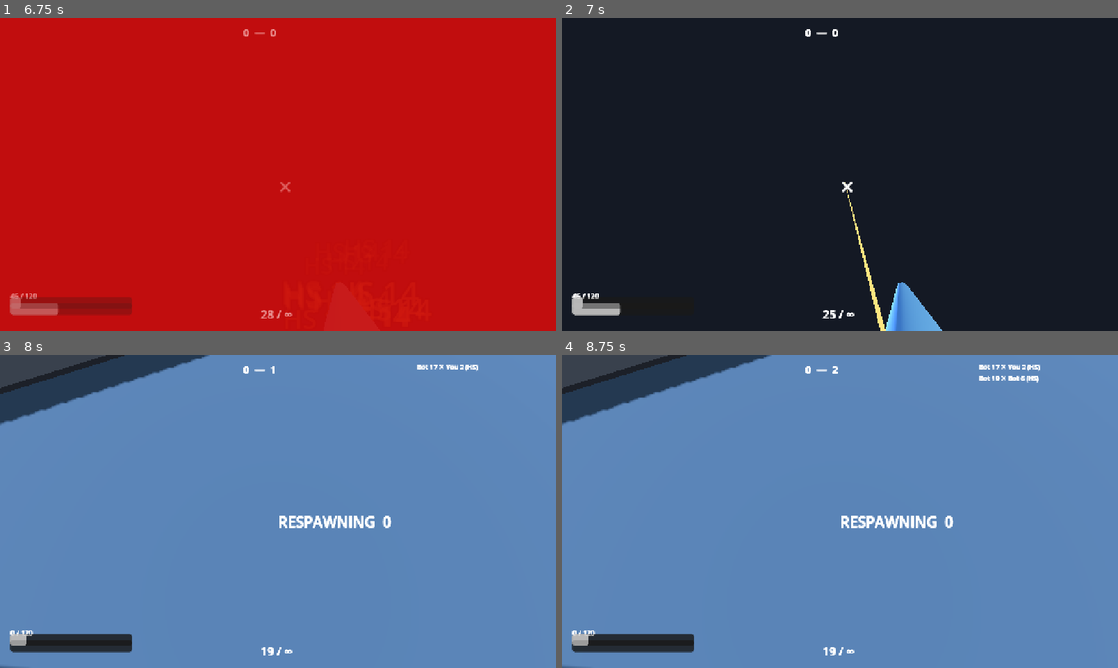
Above: before the commit, frames 1-4 (two rows, left to right).
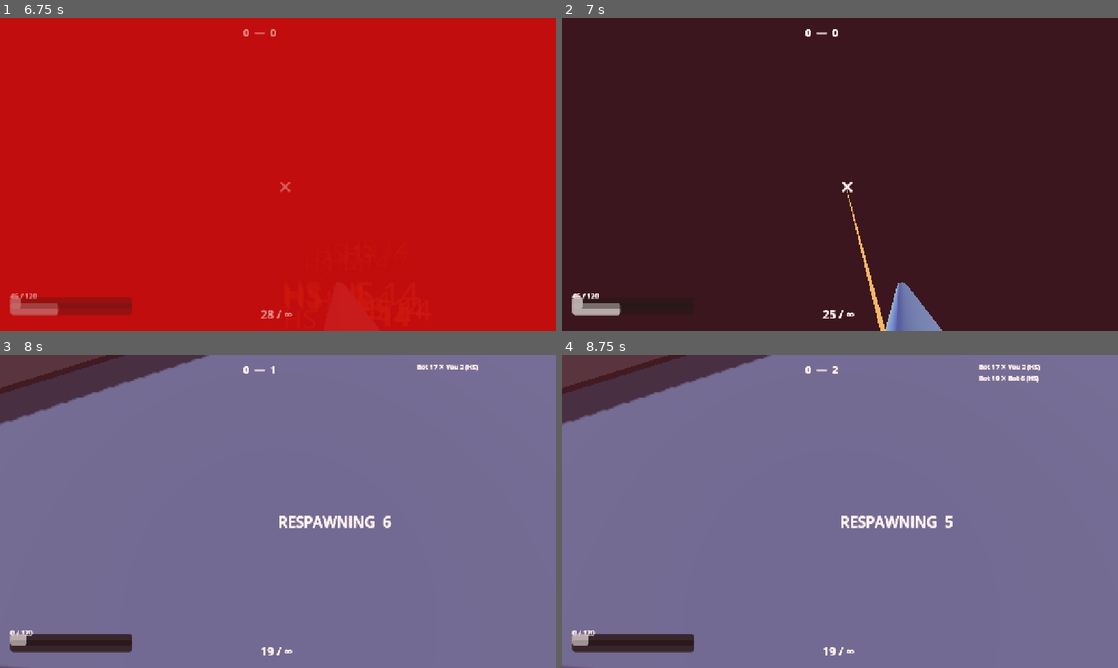
Above: after the commit, the same moments.

Repository: skyvanguard/hero-arena
Game: Godot game, scene res://main.tscn
Same seed, same stepped clock (60 frames per second), same inputs: the game is played once before the commit and once after it.
Inputs (mouse positions are in pixels of both pictures, inside the frame that each line leads up to):
- Up to frame 1 (6.75 s): tap Enter at 0.5, 3.6 s; move the mouse to (400, 158) at 0.52 s; hold D (move_right) 0.53-1.25 s; tap Q (ability1) at 0.6, 5.1 s; click (400, 158) at 0.67 s; tap Space (jump) at 0.77, 3.77 s; drag from (166, 190) to (250, 237) at 1.27 s; move the mouse to (333, 105) at 2.02 s; press the mouse at (333, 105) at 2.03 s; hold D (move_right) 2.03-2.75 s; release the mouse at (333, 105) at 2.75 s; drag from (250, 237) to (111, 127) at 2.77 s; move the mouse to (444, 221) at 3.52 s; hold A (move_left) 3.53-4.25 s; tap R (reload) at 4.15 s; drag from (111, 127) to (194, 96) at 4.27 s; move the mouse to (305, 174) at 5.02 s; hold S (move_down) 5.03-5.75 s; click (305, 174) at 5.17 s; drag from (194, 96) to (166, 190) at 5.77 s; move the mouse to (400, 158) at 6.52 s; press the mouse at (400, 158) at 6.53 s; hold W (move_up) from 6.53 s (still down)
- Up to frame 2 (7 s): keep holding W (move_up); tap Space (jump) at 6.77 s
- Up to frame 3 (8 s): release W (move_up) at 7.25 s; release the mouse at (400, 495) at 7.25 s; drag from (166, 527) to (250, 574) at 7.27 s
- Up to frame 4 (8.75 s): move the mouse to (895, 442) at 8.02 s; hold S (move_down) from 8.03 s (still down); tap Enter at 8.1 s

Frame 1 is identical in both runs. In frame 2, 99% of the frame differs, in the area x 0-100%, y 0-100%; in frame 3, 98%; in frame 4, 98%.

Commit message:
fix: 3v3 OOM on the GL renderer — HUD canvas write policy + respawn guard
A full 3v3 was OOM-killed in ~20 s on the emulator (RSS 3.2 GB). Bisect
(debugperf toggles, one subsystem per build, 96 s runs): WorldFX and Sfx
were clean; the HUD leaked. On the GL renderer every 2D canvas
invalidation churns the canvas texture pool and alloc/free fragmentation
grows RSS — per-frame label/ColorRect/bar writes and per-kill Label
create/free (kill feed) were the churn sources.

HUD policy (documented in the file header): label .text only on change;
damage flash on 0.05 alpha steps; ult bar quantized to 0.5; kill feed is
a fixed pool of 6 labels overwritten round-robin. Also: CharacterEntity
gains death_time (HUD respawn countdown referenced a missing property —
per-frame script error while the player was dead) and World._respawn
guards is_instance_valid (tests free bots with pending respawn timers).
Result: ~188 MB flat over 96 s of full 3v3 combat, 0 script errors.

Diff:
--- a/game/core/input/hud.gd
+++ b/game/core/input/hud.gd
@@ -2,6 +2,16 @@
 extends CanvasLayer
 ## In-match HUD (directive §11/§27): HP, ammo, respawn, kill feed, score,
 ## hit marker, damage flash. Glanceable, no monetization noise.
+##
+## MEMORY NOTE (Phase 4, verified on the Android emulator / GL renderer):
+## every canvas invalidation from a Control write churns a 2D canvas
+## texture and RSS grows through allocator fragmentation. Per-frame
+## writes OOM'd a 3v3 match in ~20 s (3.2 GB). Rules applied here:
+##  - label .text is written only when the string changes;
+##  - bars/flash are written on coarse steps only;
+##  - the kill feed is a FIXED pool of labels (round-robin .text
+##    overwrite) — creating/freeing Label controls per kill was the
+##    biggest single churn source (bisect: +feed alone -> 2.6 GB in 30 s).
 
 var world: World
 var player: CharacterEntity
@@ -11,11 +21,19 @@
 var _respawn_label: Label
 var _score_label: Label
 var _feed: VBoxContainer
+var _feed_lines: Array[Label] = []
+var _feed_next := 0
 var _hitmark: Label
 var _flash_rect: ColorRect
 var _ult_bar: ProgressBar
 var _flash_t := 0.0
 var _hp := 100.0
+var _score_txt := ""
+var _respawn_txt := ""
+var _ult_shown := -1.0
+var _ult_ready := false
+var _hp_shown := -1.0
+const FEED_LINES := 6
 
 func setup(world_: World, player_: CharacterEntity) -> void:
 	world = world_
@@ -70,6 +88,14 @@
 	_feed.position = Vector2(vp.x - 320, 16)
 	_feed.size = Vector2(300, 200)
 	root.add_child(_feed)
+	# Fixed label pool (see MEMORY NOTE): round-robin overwrite, no
+	# per-kill node add/free.
+	for i in FEED_LINES:
+		var l := Label.new()
+		l.text = ""
+		l.add_theme_font_size_override("font_size", 15)
+		_feed.add_child(l)
+		_feed_lines.append(l)
 
 	_hitmark = Label.new()
 	_hitmark.set_anchors_preset(Control.PRESET_CENTER)
@@ -91,9 +117,11 @@
 			var ch: CharacterEntity = data.ch
 			if ch == player:
 				_hp = float(data.hp)
-				_hp_bar.max_value = float(data.max)
-				_hp_bar.value = _hp
-				_hp_label.text = "%d / %d" % [int(_hp), int(float(data.max))]
+				if int(_hp) != int(_hp_shown):
+					_hp_shown = _hp
+					_hp_bar.max_value = float(data.max)
+					_hp_bar.value = _hp
+					_hp_label.text = "%d / %d" % [int(_hp), int(float(data.max))]
 		"reload_start":
 			if data.ch == player:
 				_ammo_label.text = "RELOADING…"
@@ -122,32 +150,44 @@
 			_ammo_label.text = "%d" % w.ammo
 
 func _add_feed_line(line: String) -> void:
-	var l := Label.new()
+	# Overwrite the oldest pooled label in place (see MEMORY NOTE).
+	var l: Label = _feed_lines[_feed_next]
+	_feed_next = (_feed_next + 1) % _feed_lines.size()
 	l.text = line
-	l.add_theme_font_size_override("font_size", 15)
-	_feed.add_child(l)
-	while _feed.get_child_count() > 6:
-		_feed.get_child(0).queue_free()
 
 func _process(delta: float) -> void:
-	if player != null and player.ability != null:
-		_ult_bar.value = player.ability.charge
-		_ult_bar.modulate = Color(1.8, 1.5, 0.9) if player.ability.can_activate_ult() else Color.WHITE
+	if player != null and is_instance_valid(player) and player.ability != null:
+		# Quantized: 0.5 steps keep the bar smooth without per-frame writes.
+		var charge: float = player.ability.charge
+		if absf(charge - _ult_shown) >= 0.5 or player.ability.can_activate_ult() != _ult_ready:
+			_ult_shown = charge
+			_ult_ready = player.ability.can_activate_ult()
+			_ult_bar.value = charge
+			_ult_bar.modulate = Color(1.8, 1.5, 0.9) if _ult_ready else Color.WHITE
 
 	if _hitmark.modulate.a > 0.0:
 		_hitmark.modulate.a = maxf(0.0, _hitmark.modulate.a - delta * 6.0)
+	# Damage flash: write on 0.05 steps only (see MEMORY NOTE).
+	var target_a: float
 	if _flash_t > 0.0:
 		_flash_t -= delta
-		_flash_rect.color.a = clampf(_flash_t / 0.35, 0.0, 0.5)
+		target_a = clampf(_flash_t / 0.35, 0.0, 0.5)
 	else:
-		_flash_rect.color.a = 0.0
+		target_a = 0.0
+	if absf(_flash_rect.color.a - target_a) >= 0.05:
+		_flash_rect.color.a = target_a
 	if player != null and is_instance_valid(player):
 		var s0: int = world.score.get(player.team, 0)
 		var enemy_team := 1 - player.team
 		var s1: int = world.score.get(enemy_team, 0)
-		_score_label.text = "%d  —  %d" % [s0, s1]
+		var stxt := "%d  —  %d" % [s0, s1]
+		if stxt != _score_txt:
+			_score_txt = stxt
+			_score_label.text = stxt
+		var rtxt := ""
 		if not player.alive:
 			var left := maxf(0.0, player.respawn_time - (world.time - player.death_time))
-			_respawn_label.text = "RESPAWNING  %d" % int(ceilf(left))
-		else:
-			_respawn_label.text = ""
+			rtxt = "RESPAWNING  %d" % int(ceilf(left))
+		if rtxt != _respawn_txt:
+			_respawn_txt = rtxt
+			_respawn_label.text = rtxt
--- a/game/core/input/world_fx.gd
+++ b/game/core/input/world_fx.gd
@@ -5,11 +5,21 @@
 
 var world: World
 var _labels: Array[Label3D] = []
+## Memory-leak bisect toggles (temporary): debug/no_* project settings.
+var no_tracers := false
+var no_labels := false
+var no_particles := false
+
+static func _dbg(key: String) -> bool:
+	return bool(ProjectSettings.get_setting("debugperf/" + key, false))
 
 func setup(world_: World) -> void:
 	world = world_
 	if DisplayServer.get_name() == "headless":
 		return
+	no_tracers = _dbg("no_tracers")
+	no_labels = _dbg("no_labels")
+	no_particles = _dbg("no_particles")
 	world.world_event.connect(_on_world_event)
 
 func _on_world_event(name: String, data: Dictionary) -> void:
@@ -17,13 +27,15 @@
 		return
 	match name:
 		"hit":
-			_spawn_damage_number(data)
+			if not no_labels:
+				_spawn_damage_number(data)
 		"heal":
 			# Continuous field ticks are sub-1.0; only label meaningful heals.
-			if float(data.get("amount", 0.0)) >= 1.0:
+			if not no_labels and float(data.get("amount", 0.0)) >= 1.0:
 				_spawn_heal_number(data)
 		"shot":
-			_spawn_tracer(data)
+			if not no_tracers:
+				_spawn_tracer(data)
 		"ability_cast":
 			_spawn_ability_fx(data)
 		"dummy_reset":
@@ -50,6 +62,8 @@
 	_labels.erase(l)
 
 func _spawn_ability_fx(data: Dictionary) -> void:
+	if no_particles:
+		return
 	var hero: CharacterEntity = data.get("hero")
 	if hero == null or not is_instance_valid(hero):
 		return
@@ -70,6 +84,8 @@
 			world.schedule(world.time + 5.6, ring.queue_free)
 
 func _particle_burst(pos: Vector3, col: Color, amount: int, speed: float, life: float) -> void:
+	if no_particles:
+		return
 	var p := GPUParticles3D.new()
 	var pg := ParticleProcessMaterial.new()
 	pg.direction = Vector3(0, 1, 0)
--- a/game/core/state/world.gd
+++ b/game/core/state/world.gd
@@ -100,6 +100,7 @@
 		return
 	target.alive = false
 	target.death_pos = target.global_position
+	target.death_time = time
 	if source != null:
 		score[source.team] = int(score.get(source.team, 0)) + 1
 		if source.ability != null:
@@ -120,6 +121,10 @@
 	return func() -> void: _respawn(target)
 
 func _respawn(target: CharacterEntity) -> void:
+	# A freed character (tests free bots mid-match) can still have a pending
+	# respawn lambda; is_instance_valid is the only safe check on it.
+	if not is_instance_valid(target):
+		return
 	if target.alive:
 		return
 	var pts: Array = spawn_points.get(target.team, [])
